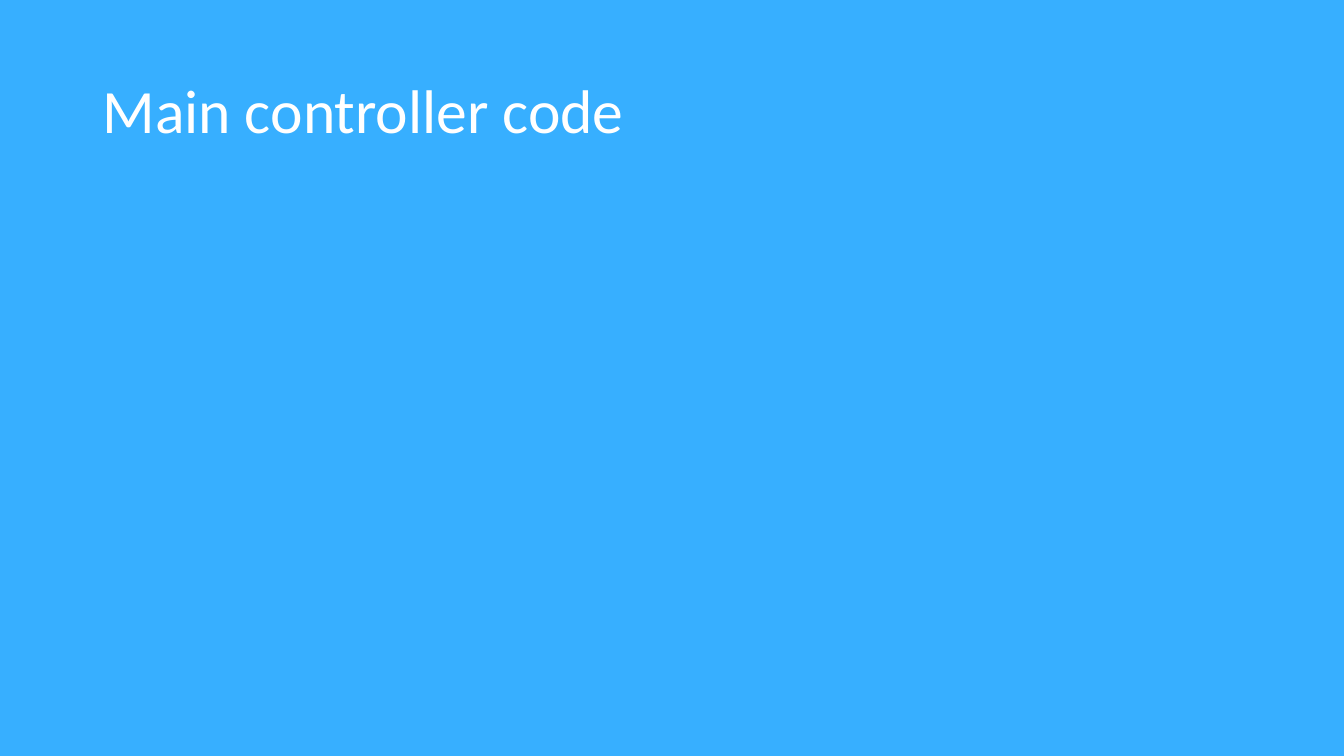
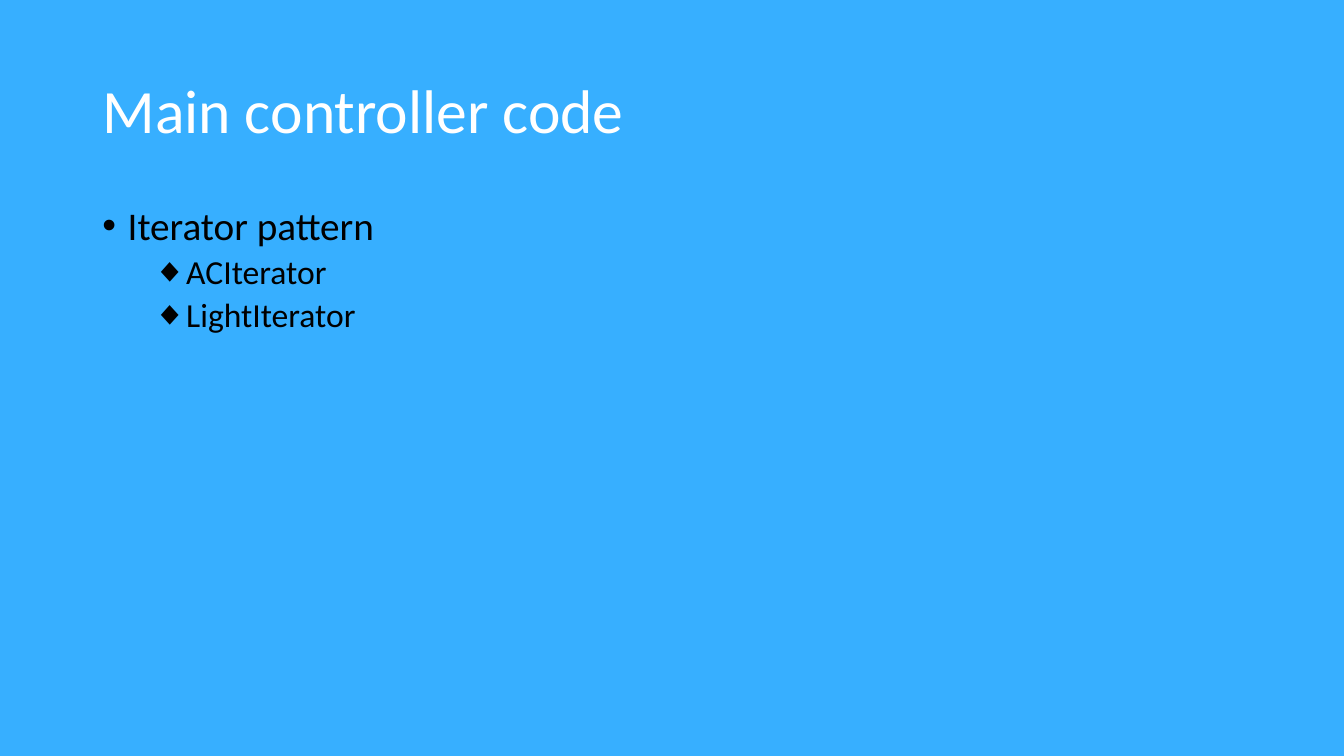
Before and after one commit to Software2015T1/SimpleLife, a slide deck: slide 9 of diagrams and requirements/SIMPLE LIFE.pptx. Drawn at 1344x756 pixels with LibreOffice and Linux fonts; fonts in the diff are those of the drawing. Boxes give left, top, right and bottom in pixels: in the first picture for what was removed or moved away, otherwise in the second. Text is boxed around its words. In the diff, an @@ line names an element or a change of style, - is before the commit and + after.

```diff
--- a/diagrams and requirements/SIMPLE LIFE.pptx
+++ b/diagrams and requirements/SIMPLE LIFE.pptx
@@ text added at [128, 215, 374, 333], 24 pt, text #000000 @@
+• Iterator pattern
+  ◆ ACIterator
+  ◆ LightIterator
```
Also in this commit, not shown: 3 other slides changed, 3 slides added, 3 other files.
